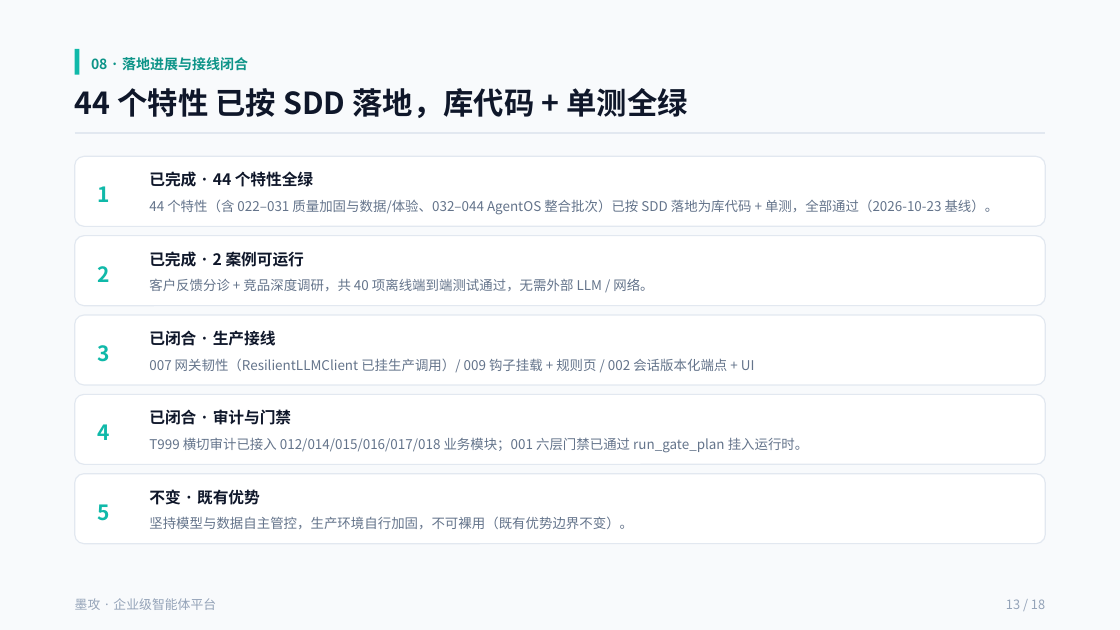
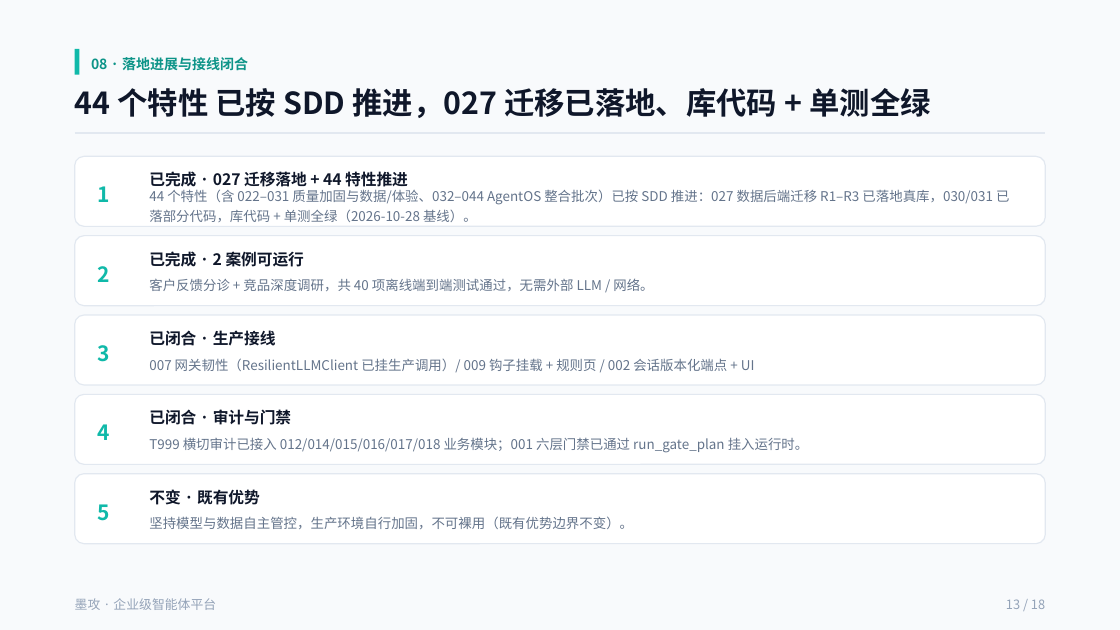
Before and after one commit to cooper2006/mogo, a slide deck: slide 13 of docs/intro-v4.pptx. Drawn at 1120x630 pixels with LibreOffice and Linux fonts; fonts in the diff are those of the drawing. Boxes give left, top, right and bottom in pixels: in the first picture for what was removed or moved away, otherwise in the second. Text is boxed around its words. In the diff, an @@ line names an element or a change of style, - is before the commit and + after.

```diff
--- a/docs/intro-v4.pptx
+++ b/docs/intro-v4.pptx
@@ text at (75, 88, 930, 118): text changed @@
-44 个特性 已按 SDD 落地，库代码 + 单测全绿
+44 个特性 已按 SDD 推进，027 迁移已落地、库代码 + 单测全绿
@@ text at (149, 171, 408, 191): text changed @@
-已完成 · 44 个特性全绿
+已完成 · 027 迁移落地 + 44 特性推进
@@ text at (149, 189, 1009, 222): text changed @@
-44 个特性（含 022–031 质量加固与数据/体验、032–044 AgentOS 整合批次）已按 SDD 落地为库代码 + 单测，全部通过（2026-10-23 基线）。
+44 个特性（含 022–031 质量加固与数据/体验、032–044 AgentOS 整合批次）已按 SDD 推进：027 数据后端迁移 R1–R3 已落地真库，030/031 已落部分代码，库代码 + 单测全绿（2026-10-28 基线）。
```
Also in this commit, not shown: 4 other slides changed.
